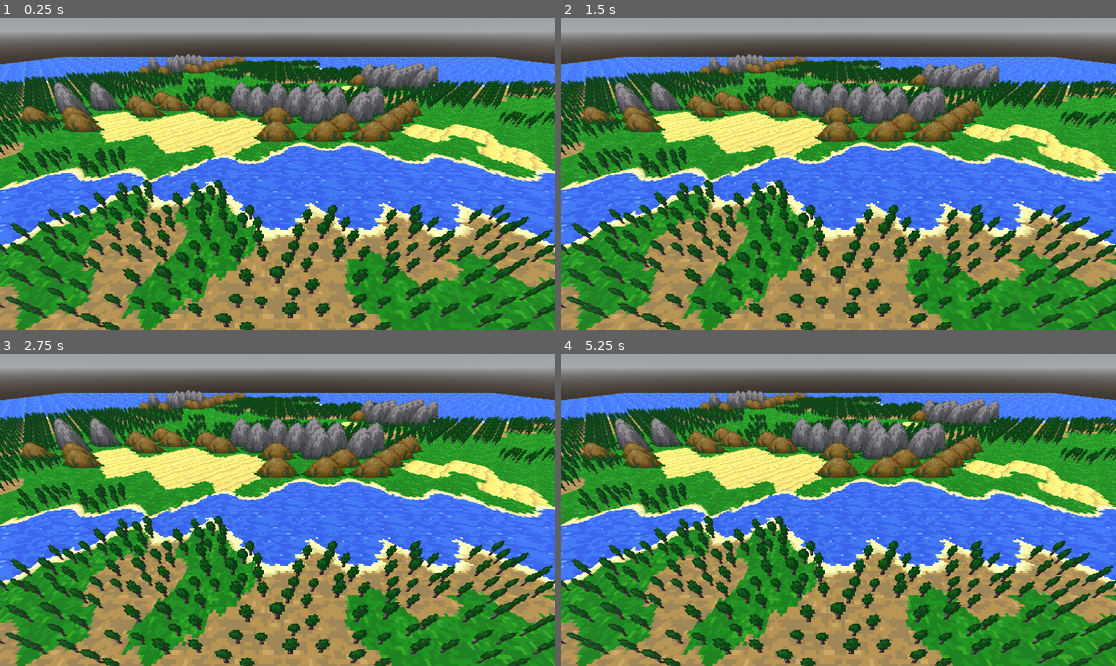
Above: before the commit, frames 1-4 (two rows, left to right).
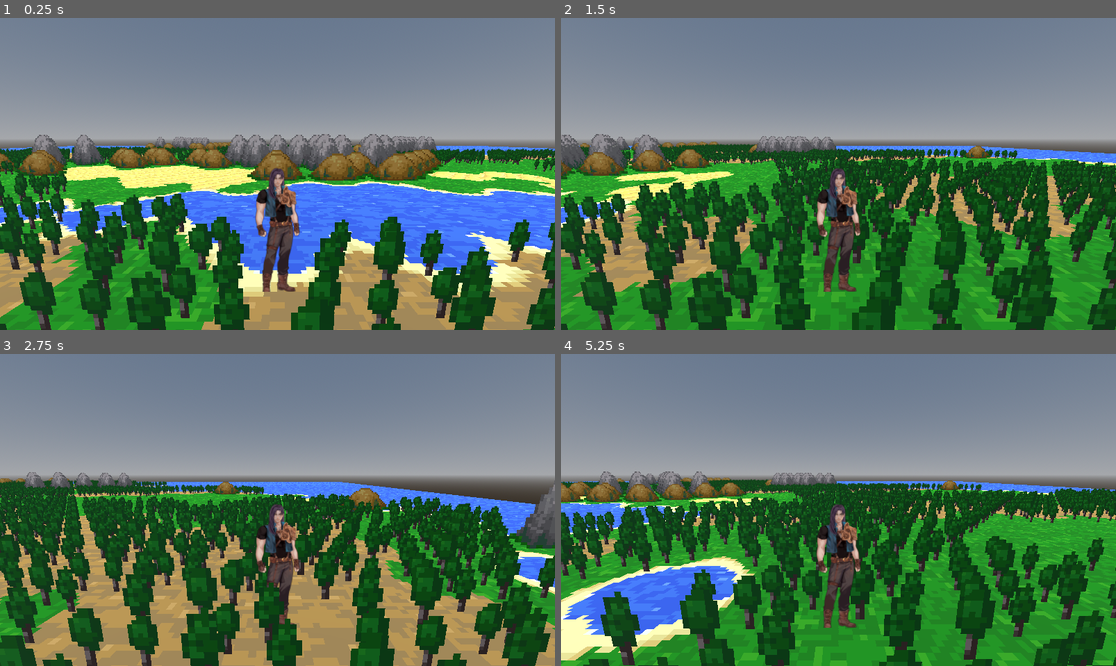
Above: after the commit, the same moments.

Repository: jsvanilla/semipro
Game: Godot game, scene res://scenes/world_3d/main_game_3d.tscn
The game is run twice, just before and just after one commit, with the same random seed, the same clock (stepped at 60 frames per second) and the same inputs. This scene is started directly instead of the project's main scene.
Inputs (mouse positions are in pixels of both pictures, inside the frame that each line leads up to):
- Up to frame 1 (0.25 s): no input
- Up to frame 2 (1.5 s): tap Enter (ui_accept) at 0.5, 0.6, 0.77, 1.07 s; move the mouse to (960, 158) at 0.52 s; hold Right (ui_right) 0.53-1.25 s; click (960, 158) at 0.67 s; drag from (727, 189) to (810, 236) at 1.27 s
- Up to frame 3 (2.75 s): tap Enter (ui_accept) at 2, 2.1 s; move the mouse to (333, 441) at 2.02 s; hold Right (ui_right) from 2.03 s (still down)
- Up to frame 4 (5.25 s): release Right (ui_right) at 2.75 s; drag from (810, 572) to (672, 463) at 2.77 s; tap Enter (ui_accept) at 3.5, 3.6, 3.77, 4.07, 5, 5.1 s; move the mouse to (1005, 556) at 3.52 s; hold Left (ui_left) 3.53-4.25 s; drag from (672, 463) to (755, 432) at 4.27 s; move the mouse to (866, 510) at 5.02 s; hold Down (ui_down) from 5.03 s (still down); click (866, 510) at 5.17 s

The runs differ from the first frame. In frame 1, 90% of the frame differs, in the area x 0-100%, y 0-100%; in frame 2, 90%; in frame 3, 88%; in frame 4, 91%.

Commit message:
Creating player to walk around the map.

Diff:
--- /dev/null
+++ b/scenes/characters/player/player_body.gd
@@ -0,0 +1,44 @@
+extends CharacterBody3D
+class_name PlayerBody
+
+@onready var state_machine:StateMachine = %state_machine
+
+@export var joy_dead_zone:float = .2
+@export var camera_mount_point:Node3D
+
+var facing_dir:Vector3 = Vector3(0, 0, 1)
+#const SPEED = 5.0
+#const JUMP_VELOCITY = 4.5
+
+func _ready() -> void:
+	state_machine.begin()
+
+func _input(event: InputEvent) -> void:
+	state_machine._state_input(event)
+
+func _process(delta: float) -> void:
+	state_machine._state_process(delta)
+
+func _physics_process(delta: float) -> void:
+	state_machine._state_physics_process(delta)
+
+	## Add the gravity.
+	#if not is_on_floor():
+		#velocity += get_gravity() * delta
+#
+	## Handle jump.
+	#if Input.is_action_just_pressed("ui_accept") and is_on_floor():
+		#velocity.y = JUMP_VELOCITY
+#
+	## Get the input direction and handle the movement/deceleration.
+	## As good practice, you should replace UI actions with custom gameplay actions.
+	#var input_dir := Input.get_vector("ui_left", "ui_right", "ui_up", "ui_down")
+	#var direction := (transform.basis * Vector3(input_dir.x, 0, input_dir.y)).normalized()
+	#if direction:
+		#velocity.x = direction.x * SPEED
+		#velocity.z = direction.z * SPEED
+	#else:
+		#velocity.x = move_toward(velocity.x, 0, SPEED)
+		#velocity.z = move_toward(velocity.z, 0, SPEED)
+#
+	#move_and_slide()
--- /dev/null
+++ b/scenes/characters/player/player_body.tscn
@@ -0,0 +1,51 @@
+[gd_scene load_steps=8 format=3 uid="uid://cclvchoh6by83"]
+
+[ext_resource type="Script" uid="uid://dx7r4mvr07657" path="res://scenes/state_machine/state_machine.gd" id="1_7uws0"]
+[ext_resource type="Script" uid="uid://b3rg5cd7u87fk" path="res://scenes/characters/player/player_body.gd" id="1_686vu"]
+[ext_resource type="Texture2D" uid="uid://bt0mua0uglfqm" path="res://PLAYER SCENE AND CAMERA SCRIPT/Leonard/KidLeonard_Reposo_Adelante.png" id="2_t61fv"]
+[ext_resource type="Script" uid="uid://3xlaaq3dt620" path="res://scenes/characters/player/state_player_idle.gd" id="3_qd3e3"]
+[ext_resource type="Script" uid="uid://cumat1bi38181" path="res://scenes/characters/player/state_player_walk.gd" id="4_6avc5"]
+
+[sub_resource type="CapsuleShape3D" id="CapsuleShape3D_7uws0"]
+radius = 0.08544922
+height = 0.55285645
+
+[sub_resource type="SpriteFrames" id="SpriteFrames_686vu"]
+animations = [{
+"frames": [{
+"duration": 1.0,
+"texture": ExtResource("2_t61fv")
+}],
+"loop": true,
+"name": &"default",
+"speed": 5.0
+}]
+
+[node name="player_body" type="CharacterBody3D"]
+collision_layer = 2
+script = ExtResource("1_686vu")
+
+[node name="state_machine" type="Node" parent="." node_paths=PackedStringArray("initial_state")]
+unique_name_in_owner = true
+script = ExtResource("1_7uws0")
+initial_state = NodePath("idle")
+
+[node name="idle" type="Node" parent="state_machine" node_paths=PackedStringArray("state_walk", "player", "state_machine")]
+script = ExtResource("3_qd3e3")
+state_walk = NodePath("../walk")
+player = NodePath("../..")
+state_machine = NodePath("..")
+
+[node name="walk" type="Node" parent="state_machine" node_paths=PackedStringArray("state_idle", "player", "state_machine")]
+script = ExtResource("4_6avc5")
+state_idle = NodePath("../idle")
+player = NodePath("../..")
+state_machine = NodePath("..")
+
+[node name="CollisionShape3D" type="CollisionShape3D" parent="."]
+transform = Transform3D(1, 0, 0, 0, 1, 0, 0, 0, 1, 0, 0.27801943, 0)
+shape = SubResource("CapsuleShape3D_7uws0")
+
+[node name="AnimatedSprite3D" type="AnimatedSprite3D" parent="."]
+transform = Transform3D(0.02, 0, 0, 0, 0.02, 0, 0, 0, 0.02, 0, 0.28434956, 0)
+sprite_frames = SubResource("SpriteFrames_686vu")
--- /dev/null
+++ b/scenes/characters/player/state_player_base.gd
@@ -0,0 +1,15 @@
+@tool
+extends StateMachineState
+class_name StatePlayerBase
+
+@export var player:PlayerBody
+
+
+func _state_physics_process(_delta:float):
+
+	pass
+
+
+func _state_input(_event: InputEvent) -> void:
+
+		return
--- /dev/null
+++ b/scenes/characters/player/state_player_idle.gd
@@ -0,0 +1,29 @@
+extends StatePlayerBase
+class_name StatePlayerIdle
+
+@export var state_walk:StateMachineState
+
+func _state_entering(_params:Dictionary = {}):
+	player.velocity = Vector3.ZERO
+
+	pass
+
+func _state_physics_process(delta:float):
+	if not player.is_on_floor():
+		player.velocity += player.get_gravity() * delta
+
+	var input_joy_main = Vector2(Input.get_axis("ui_left", "ui_right"),
+		Input.get_axis("ui_up", "ui_down"))
+
+	if input_joy_main.length_squared() > player.joy_dead_zone:
+		state_machine.switch_to_state(state_walk)
+
+	update_animation()
+
+	player.move_and_slide()
+
+
+func update_animation():
+
+
+	pass
--- /dev/null
+++ b/scenes/characters/player/state_player_walk.gd
@@ -0,0 +1,31 @@
+extends StatePlayerBase
+class_name StatePlayerWalk
+
+@export var state_idle:StateMachineState
+@export var walk_speed:float = 10
+
+func _state_physics_process(_delta:float):
+	if not player.is_on_floor():
+		player.velocity += player.get_gravity() * _delta
+
+	var input_joy_main = Vector2(Input.get_axis("ui_left", "ui_right"),
+		Input.get_axis("ui_up", "ui_down"))
+
+	if input_joy_main.length_squared() < player.joy_dead_zone:
+		state_machine.switch_to_state(state_idle)
+		return
+
+	var view_ref_point:Node3D = player.camera_mount_point
+	if !view_ref_point:
+		view_ref_point = player
+
+	var move_dir:Vector3 = view_ref_point.basis.x * input_joy_main.x + view_ref_point.basis.z * input_joy_main.y
+	player.facing_dir = move_dir.normalized()
+
+	player.velocity = move_dir * walk_speed
+
+	update_animation()
+	player.move_and_slide()
+
+func update_animation():
+	pass
--- /dev/null
+++ b/scenes/state_machine/state_machine.gd
@@ -0,0 +1,42 @@
+@tool
+extends StatePlayerBase
+class_name StateMachine
+
+@export var initial_state:StateMachineState
+
+var cur_state:StateMachineState
+
+func switch_to_state(next_state:StateMachineState)->void:
+	if cur_state:
+		cur_state._state_exiting()
+
+	cur_state = next_state
+
+	if cur_state:
+		cur_state._state_entering()
+
+
+func _state_input(event:InputEvent)->void:
+	if cur_state:
+		cur_state._state_input(event)
+
+func _state_process(delta:float)->void:
+	if cur_state:
+		cur_state._state_process(delta)
+
+func _state_physics_process(delta:float)->void:
+	if cur_state:
+		cur_state._state_physics_process(delta)
+
+func begin():
+	switch_to_state(initial_state)
+
+
+func _on_child_entered_tree(node: Node) -> void:
+	if node is StateMachineState:
+		node.state_machine = self
+
+
+func _on_child_exiting_tree(node: Node) -> void:
+	if node is StateMachineState:
+		node.state_machine = null
--- /dev/null
+++ b/scenes/state_machine/state_machine_state.gd
@@ -0,0 +1,25 @@
+@abstract
+@tool
+extends Node
+class_name StateMachineState
+
+@export var state_machine:StateMachine
+
+#func get_state_machine()->StateMachine:
+	#return get_parent()
+
+
+func _state_entering(_params:Dictionary = {}):
+	pass
+
+func _state_exiting():
+	pass
+
+func _state_input(_event: InputEvent) -> void:
+	pass
+
+func _state_process(_delta:float)->void:
+	pass
+
+func _state_physics_process(_delta:float)->void:
+	pass
--- a/scenes/world_3d/main_game_3d.tscn
+++ b/scenes/world_3d/main_game_3d.tscn
@@ -1,8 +1,9 @@
-[gd_scene load_steps=7 format=3 uid="uid://dxmyg5wclieqg"]
+[gd_scene load_steps=8 format=3 uid="uid://dxmyg5wclieqg"]
 
 [ext_resource type="Script" uid="uid://gohaaefalyw1" path="res://scenes/world_3d/main_game_3d.gd" id="1_7sv0b"]
 [ext_resource type="PackedScene" uid="uid://bhy8ouft8ta1x" path="res://scenes/world_3d/tiled_world_3d.tscn" id="2_lqdvj"]
 [ext_resource type="Resource" uid="uid://bbhsoharb13me" path="res://generated_maps/my_test_map.tres" id="3_ktfsu"]
+[ext_resource type="PackedScene" uid="uid://cclvchoh6by83" path="res://scenes/characters/player/player_body.tscn" id="4_bcm62"]
 
 [sub_resource type="ProceduralSkyMaterial" id="ProceduralSkyMaterial_lqdvj"]
 
@@ -19,11 +20,17 @@
 [node name="TiledWorld3d" parent="." instance=ExtResource("2_lqdvj")]
 map = ExtResource("3_ktfsu")
 
-[node name="Camera3D" type="Camera3D" parent="."]
-transform = Transform3D(1, 0, 0, 0, 0.8189418, 0.5738766, 0, -0.5738766, 0.8189418, 0, 1.9313903, 1.467741)
-
 [node name="DirectionalLight3D" type="DirectionalLight3D" parent="."]
 transform = Transform3D(1, 0, 0, 0, 0.2267533, 0.97395223, 0, -0.97395223, 0.2267533, -2.9933476, 2.4772928, 0)
 
 [node name="WorldEnvironment" type="WorldEnvironment" parent="."]
 environment = SubResource("Environment_si8o7")
+
+[node name="player" parent="." node_paths=PackedStringArray("camera_mount_point") instance=ExtResource("4_bcm62")]
+camera_mount_point = NodePath("camera_mount_point")
+
+[node name="camera_mount_point" type="Node3D" parent="player"]
+transform = Transform3D(1, 0, 0, 0, 1, 0, 0, 0, 1, 0, 0.6953311, 0.8296821)
+
+[node name="Camera3D" type="Camera3D" parent="player/camera_mount_point"]
+transform = Transform3D(1, 0, 0, 0, 0.9853157, 0.1707426, 0, -0.1707426, 0.9853157, 0, 0, 0)
--- a/scenes/world_3d/tiled_world_3d.tscn
+++ b/scenes/world_3d/tiled_world_3d.tscn
@@ -14,6 +14,8 @@
 texture_filter = 0
 
 [sub_resource type="World3D" id="World3D_80vba"]
+
+[sub_resource type="WorldBoundaryShape3D" id="WorldBoundaryShape3D_4vhe1"]
 
 [node name="TiledWorld3d" type="Node3D"]
 script = ExtResource("1_t3tlk")
@@ -33,3 +35,8 @@
 
 [node name="tilemaps" parent="SubViewport" instance=ExtResource("2_4vhe1")]
 unique_name_in_owner = true
+
+[node name="StaticBody3D" type="StaticBody3D" parent="."]
+
+[node name="CollisionShape3D" type="CollisionShape3D" parent="StaticBody3D"]
+shape = SubResource("WorldBoundaryShape3D_4vhe1")
Not shown, added: scenes/characters/player/player_body.gd.uid
Not shown, added: scenes/characters/player/state_player_base.gd.uid
Not shown, added: scenes/characters/player/state_player_idle.gd.uid
Not shown, added: scenes/characters/player/state_player_walk.gd.uid
Not shown, added: scenes/state_machine/state_machine.gd.uid
Not shown, added: scenes/state_machine/state_machine_state.gd.uid
Not shown: 1 places in scenes/world_3d/tiled_world_3d.tscn that only renumber resources
